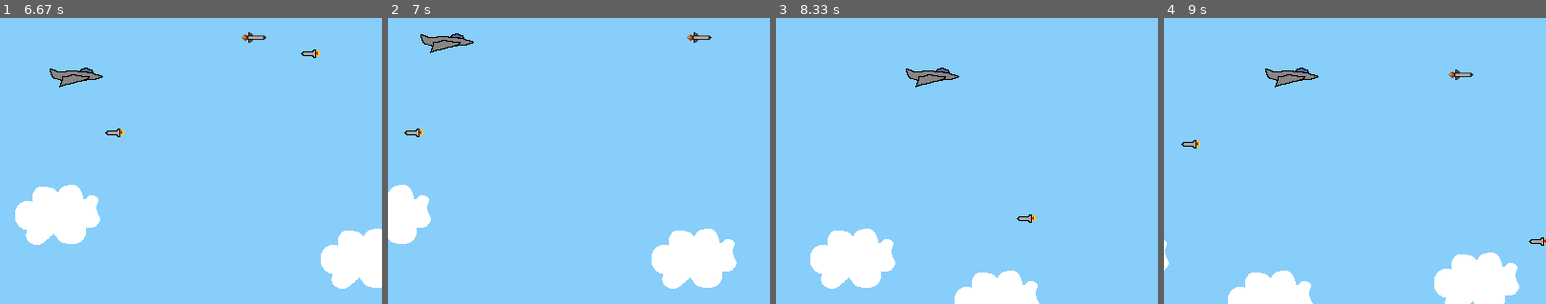
Above: before the commit, frames 1-4 (left to right).
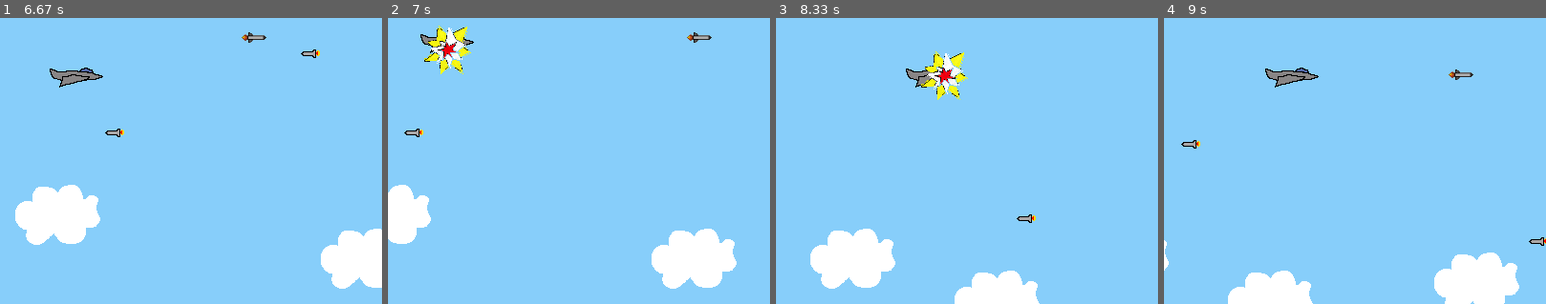
Above: after the commit, the same moments.

Repository: EliasSage/Project-PyGame
Game: pygame game, started from py_tut_with_images.py
Same seed, same stepped clock (60 frames per second), same inputs: the game is played once before the commit and once after it.
Inputs:
- Up to frame 1 (6.67 s): hold Left 0.33-0.87 s; hold Down 0.9-1.37 s; hold Left 1.4-1.8 s; hold Up 1.83-2.2 s; hold Right 2.23-2.87 s; tap Space at 2.9, 3.3, 3.7, 4, 4.2, 4.5, 4.7, 5.03, 5.33, 5.53, 5.83, 6.1, 6.43 s; hold Down 3.23-3.6 s; hold Left 3.63-4.1 s; hold Right 4.13-4.6 s; hold Up 4.63-4.93 s; hold Right 4.97-5.43 s; hold Left 5.47-6 s; hold Down 6.03-6.33 s; hold Left from 6.37 s (still down)
- Up to frame 2 (7 s): tap Space at 6.73, 6.87 s; release Left at 6.77 s; hold Up from 6.8 s (still down)
- Up to frame 3 (8.33 s): release Up at 7.17 s; hold Right 7.2-7.83 s; tap Space at 7.27, 7.57, 7.93 s; hold Down 7.87-8.23 s; hold Left from 8.27 s (still down)
- Up to frame 4 (9 s): tap Space at 8.33, 8.63, 8.83 s; release Left at 8.73 s; hold Right from 8.77 s (still down)
The pictures show only the part of the screen within x 0-50%, y 6-56%; the shares and areas given below are measured in that part.

Frame 1 is identical in both runs. In frame 2, 1.0% of the frame differs, in the area x 9-22%, y 2-20%; in frame 3, 1.0%; in frame 4, nothing differs.

Commit message:
fixed some bugs

Diff:
--- a/py_tut_with_images.py
+++ b/py_tut_with_images.py
@@ -227,7 +227,7 @@
             self.rect.move_ip(0,round(2 * step))
         # When cooldown is 0 spawns a attack from attack class on players y value
         if self.cooldown <= 0:
-            attack= Attack(800, player.rect.top, -20)
+            attack= Attack(800, player.rect.top, -15)
             boss_attack.add(attack)
             all_sprites.add(attack)
             self.cooldown = 3 # Resets the cooldown
@@ -438,14 +438,14 @@
 
     # Check if any enemies or the boss attack have collided with the player
     player_col = pygame.sprite.spritecollide(player, enemies, True)
-    player_col = pygame.sprite.spritecollide(player, boss_attack, True)
+    playerboss_col = pygame.sprite.spritecollide(player, boss_attack, True)
     # Check if player has collided with gunner
     gunner_col = pygame.sprite.spritecollide(player, gunner, True)
 
     # Check if player has collided with boss
     playerboss_col = pygame.sprite.spritecollide(player, boss, False)
 
-    if player_col:
+    if player_col or playerboss_col:
         # If so, reduce the player's HP
         player.health -= 1
         collision_sound.play()
@@ -517,7 +517,7 @@
         gunner_count +=1 #Add gunner count to represent capacity to gunner maximum
 
     # Creates boss at fixed position when plyer.score reaches 10
-    if not boss_exists and player.score == 200:
+    if not boss_exists and player.score >= 200:
         the_boss = Boss(1000, 300, False, 50)
         boss.add(the_boss)
         all_sprites.add(the_boss)
